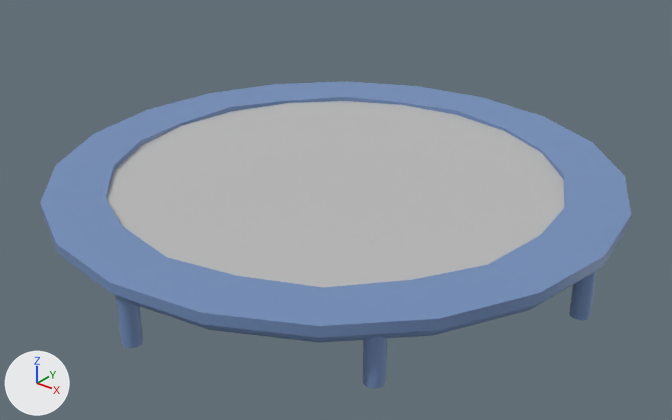
Two versions of the FBX model Assets/Models/SM_trampolin.fbx, one commit apart.
Rendered twice from a 50 mm lens placed at (8.51, -10.65, 6.9), pointed at (0.17, -0.22, 0.44). The axes (+X, +Y, +Z) are drawn at lower left. The lights are the same throughout. Where no turn or scale is listed for an object, it has been applied to the vertices.

Before the edit, the objects in view are built like this:
```python
me_mesh = bpy.data.meshes.new('Mesh')
me_mesh.from_pydata(...)  # a torus around z (ring radius 4.28, tube radius 0.18) spanning x -4.45..4.45, y -4.45..4.45, z -0.18..0.18
me_mesh.materials.append(mat_lambert1)  # blue #738fbc
me_mesh_004 = bpy.data.meshes.new('Mesh.004')
me_mesh_004.from_pydata(...)  # 100 vertices, 100 faces; spans x -4.53..4.53, y -4.53..4.53, z 0.85..1.01
me_mesh_004.materials.append(mat_lambert1)  # blue #738fbc
me_mesh_005 = bpy.data.meshes.new('Mesh.005')
me_mesh_005.from_pydata(...)  # a 20-sided cylinder along z spanning x -0.142..0.142, y -0.142..0.142, z 0.0..0.847
me_mesh_005.materials.append(mat_lambert1)  # blue #738fbc
me_mesh_006 = bpy.data.meshes.new('Mesh.006')
me_mesh_006.from_pydata(...)  # 122 vertices, 120 faces; spans x -4.03..4.03, y -4.03..4.03, z 0.0..0.05
me_mesh_006.materials.append(mat_lambert6)  # grey #bcbcbc
me_mesh_010 = bpy.data.meshes.new('Mesh.010')
me_mesh_010.from_pydata(...)  # a 20-sided cylinder along z spanning x -0.142..0.142, y -0.142..0.142, z 0.0..0.847
me_mesh_010.materials.append(mat_lambert1)  # blue #738fbc
ob_pcylinder2 = bpy.data.objects.new('pCylinder2', me_mesh_005)
ob_pcylinder2.location = (0.0, -4.3, 0.0)
ob_pcylinder3 = bpy.data.objects.new('pCylinder3', me_mesh_004)
ob_pcylinder3.location = (0.0, 0.0, 0.0)
ob_pcylinder5 = bpy.data.objects.new('pCylinder5', me_mesh_010)
ob_pcylinder5.location = (4.3, 0.0, 0.0)
ob_pdisc1 = bpy.data.objects.new('pDisc1', me_mesh_006)
ob_pdisc1.location = (0.0, 0.0, 0.87)
ob_ptorus1 = bpy.data.objects.new('pTorus1', me_mesh)
ob_ptorus1.location = (0.0, 0.0, 0.82)
# also in view: 'pCylinder10' at (3.0, -3.0, 0.42)
```
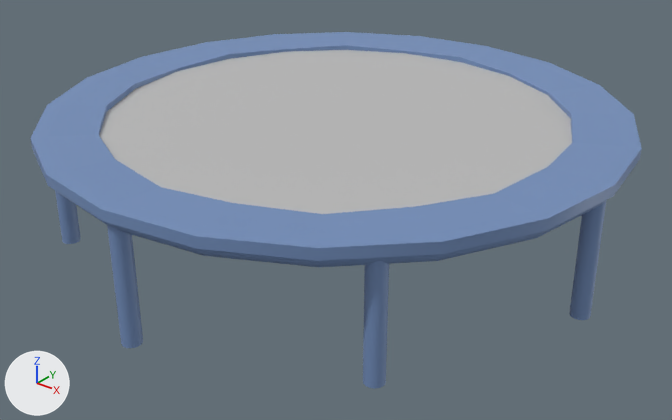
Location of each change, [x1, y1, x2, y2] in pixels of the pictures (672 x 420 px; the box of a moved part takes in the faces that stretch with it):
'pCylinder3', moved
    before: [40, 81, 632, 338]
    after: [30, 32, 642, 261]
'pDisc1', moved
    before: [107, 101, 564, 287]
    after: [99, 50, 572, 214]
'pTorus1', moved
    before: [113, 273, 592, 343]
    after: [56, 191, 606, 267]
part 1 of me_mesh_010, moved or reshaped
    before: [573, 270, 597, 286]
    after: [573, 200, 607, 286]
'pCylinder10', unchanged, uncovered by the edit
    before: [363, 336, 387, 389]
    after: [363, 261, 389, 389]
'pCylinder2', unchanged, uncovered by the edit
    before: [116, 296, 143, 348]
    after: [107, 224, 143, 348]

The edits, one by one:
me_mesh_010 has 42 vertices, 60 faces and spans x -0.142..0.142, y -0.142..0.142, z 0.0..0.847.
me_mesh_010 is used by ob_pcylinder5; location (4.3, 0.0, 0.0).
me_mesh_010 part 1: the whole mesh is multiplied about its middle by the matrix ((1.0, 0.0, 0.0), (0.0, 1.0, 0.0), (0.0, 0.0, 2.203)), then moved by (0.0, 0.0, -0.509).
Object 'pDisc1' (ob_pdisc1) moves from (0.0, 0.0, 0.87) to (0.0, 0.0, 1.89).
Object 'pTorus1' (ob_ptorus1) moves from (0.0, 0.0, 0.82) to (0.0, 0.0, 1.84).
Object 'pCylinder3' (ob_pcylinder3) moves from (0.0, 0.0, 0.0) to (0.0, 0.0, 1.02).
